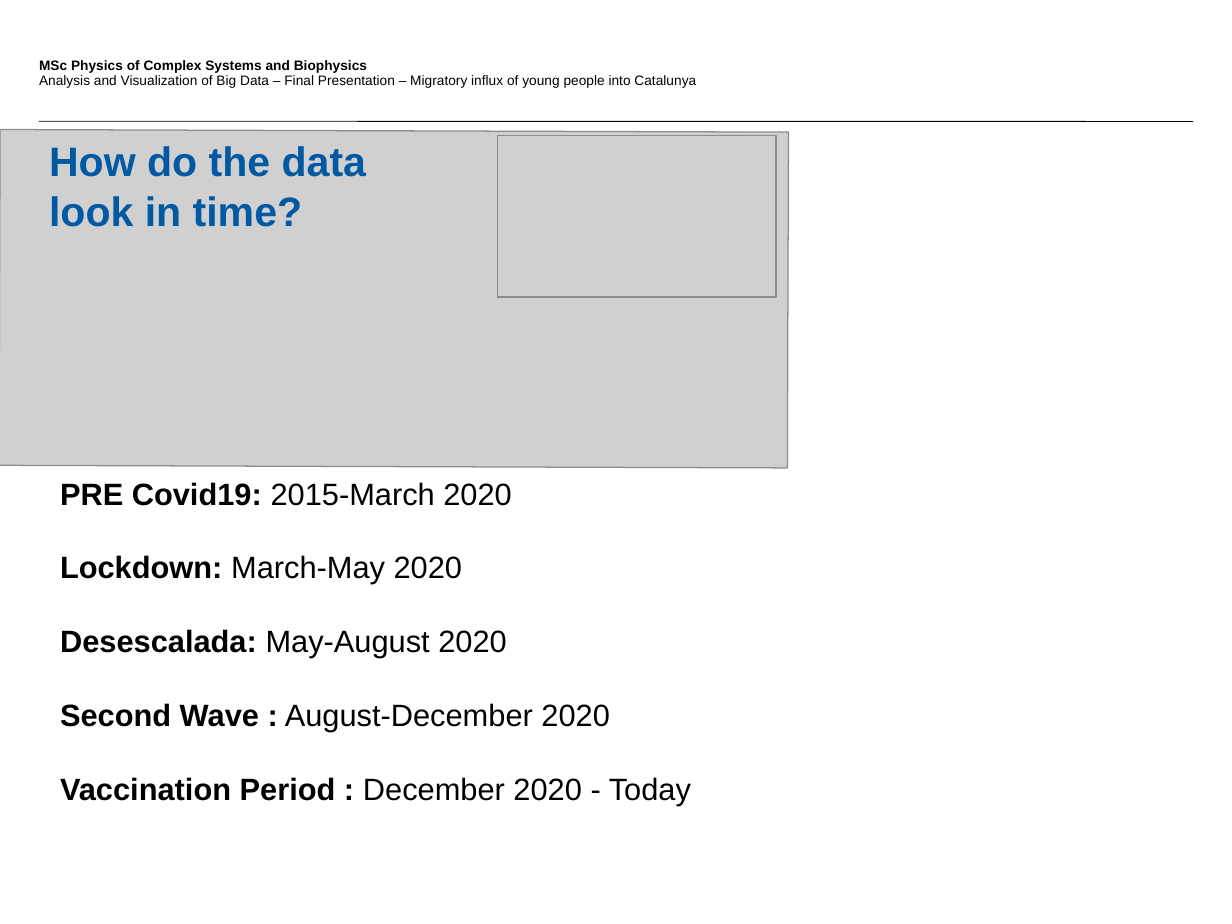
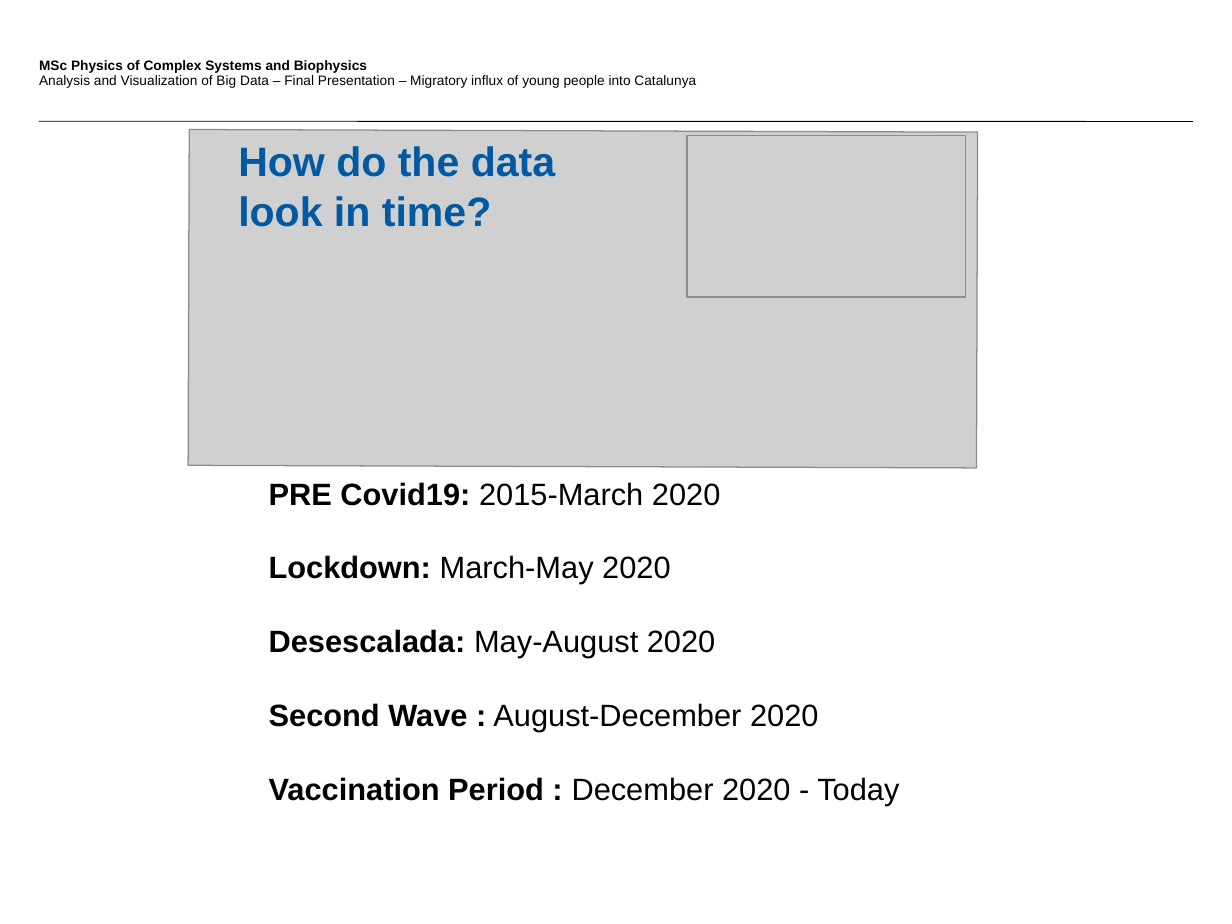
Before and after one commit to sowor14/Final_Dashboard, a slide deck: slide 9 of FinalPresentation_G1_v1.pptx. Drawn at 1232x924 pixels with LibreOffice and Linux fonts; fonts in the diff are those of the drawing; grey boxes stand for pictures; background and template pictures are left out. Boxes give left, top, right and bottom in pixels: in the first picture for what was removed or moved away, otherwise in the second. Text is boxed around its words. In the diff, an @@ line names an element or a change of style, - is before the commit and + after.

```diff
--- a/FinalPresentation_G1_v1.pptx
+++ b/FinalPresentation_G1_v1.pptx
@@ 2 pictures, 1 text: place and size @@
-2 pictures, 1 text at bbox=[0, 129, 789, 468]
+2 pictures, 1 text at bbox=[188, 129, 978, 468]
@@ text "PRE Covid19: 2015-March 2020": place and size @@
-text "PRE Covid19: 2015-March 2020" at bbox=[60, 482, 691, 806]
+text "PRE Covid19: 2015-March 2020" at bbox=[269, 482, 899, 806]
```
Also in this commit, not shown: 6 other slides changed, 3 other files.
